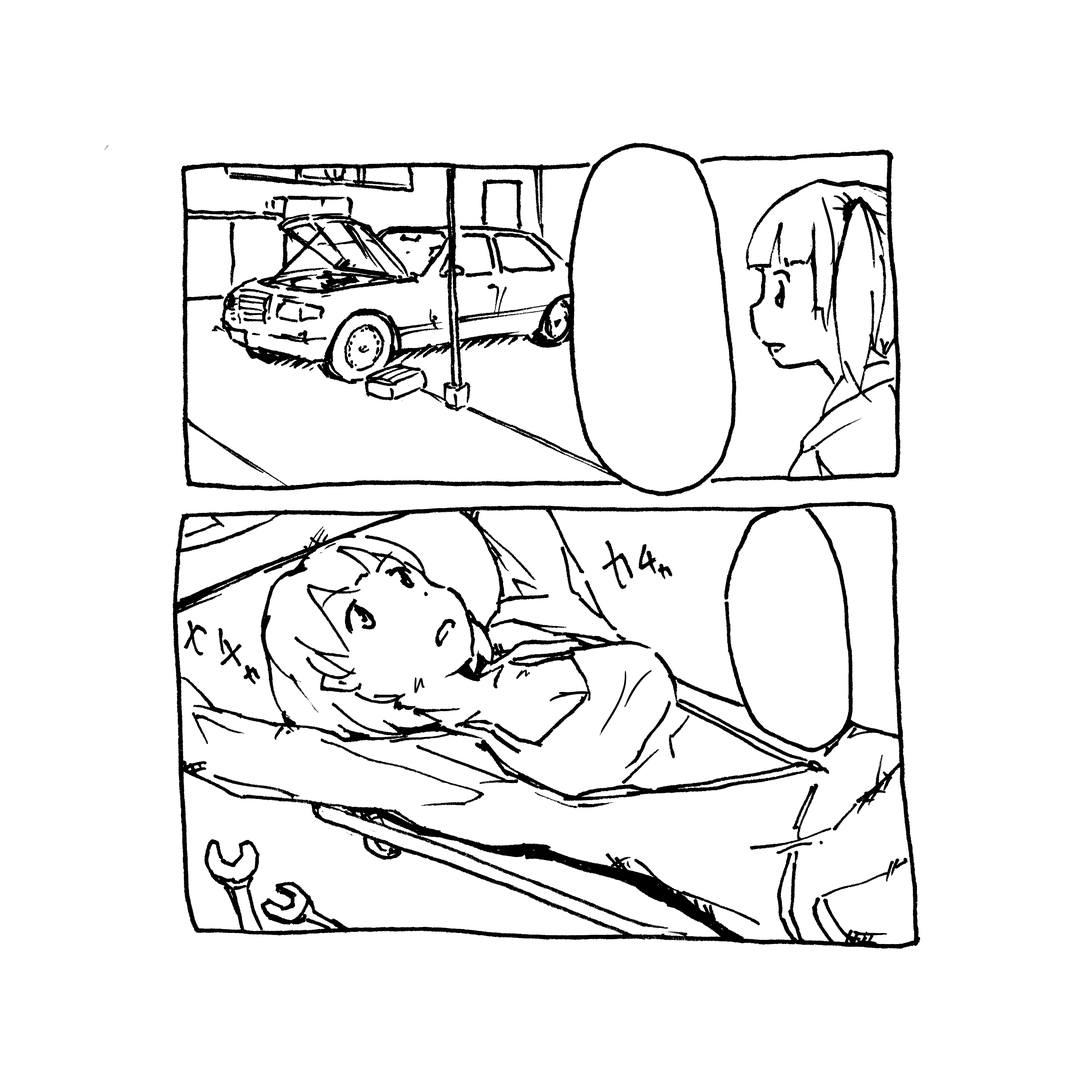
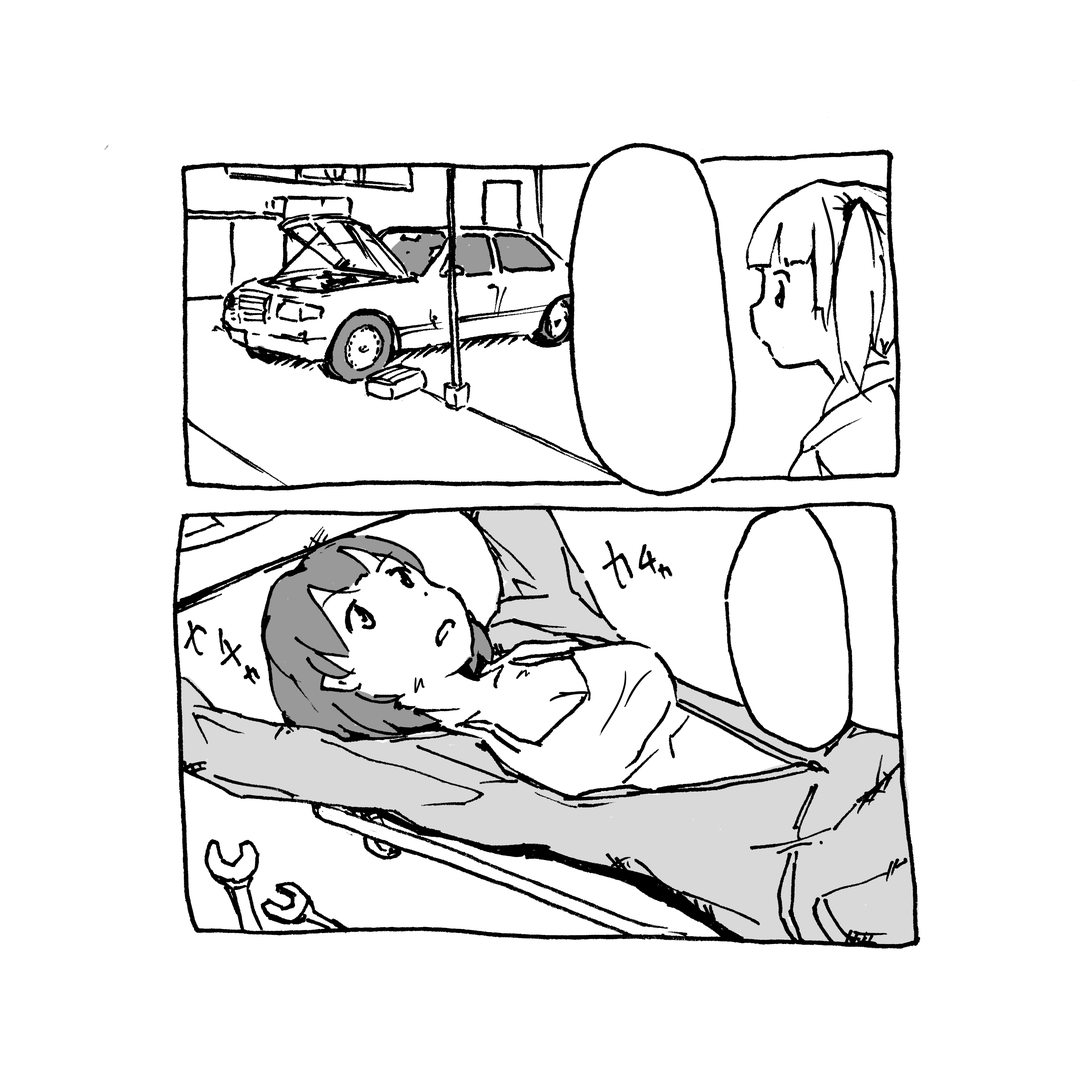
Comparing the layer stacks of the two 1091px x 1091px images. Changes:
added layer "レイヤー 2" (15%) above "レイヤー 1" over [176, 502, 920, 950]
added layer "レイヤー 1" (40%) above "背景" over [250, 233, 575, 741]
added layer "背景" over [176, 233, 920, 950]
